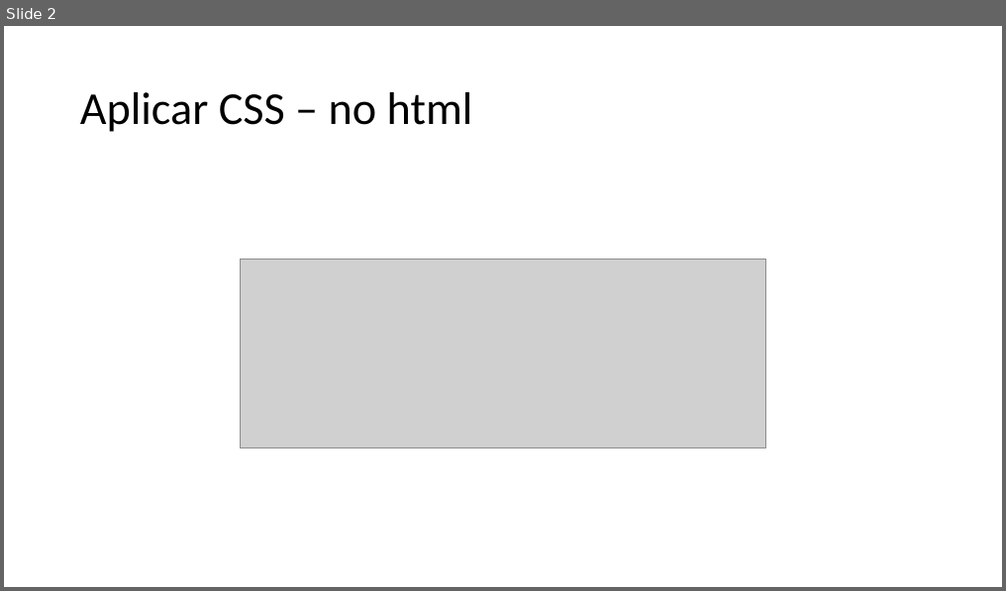
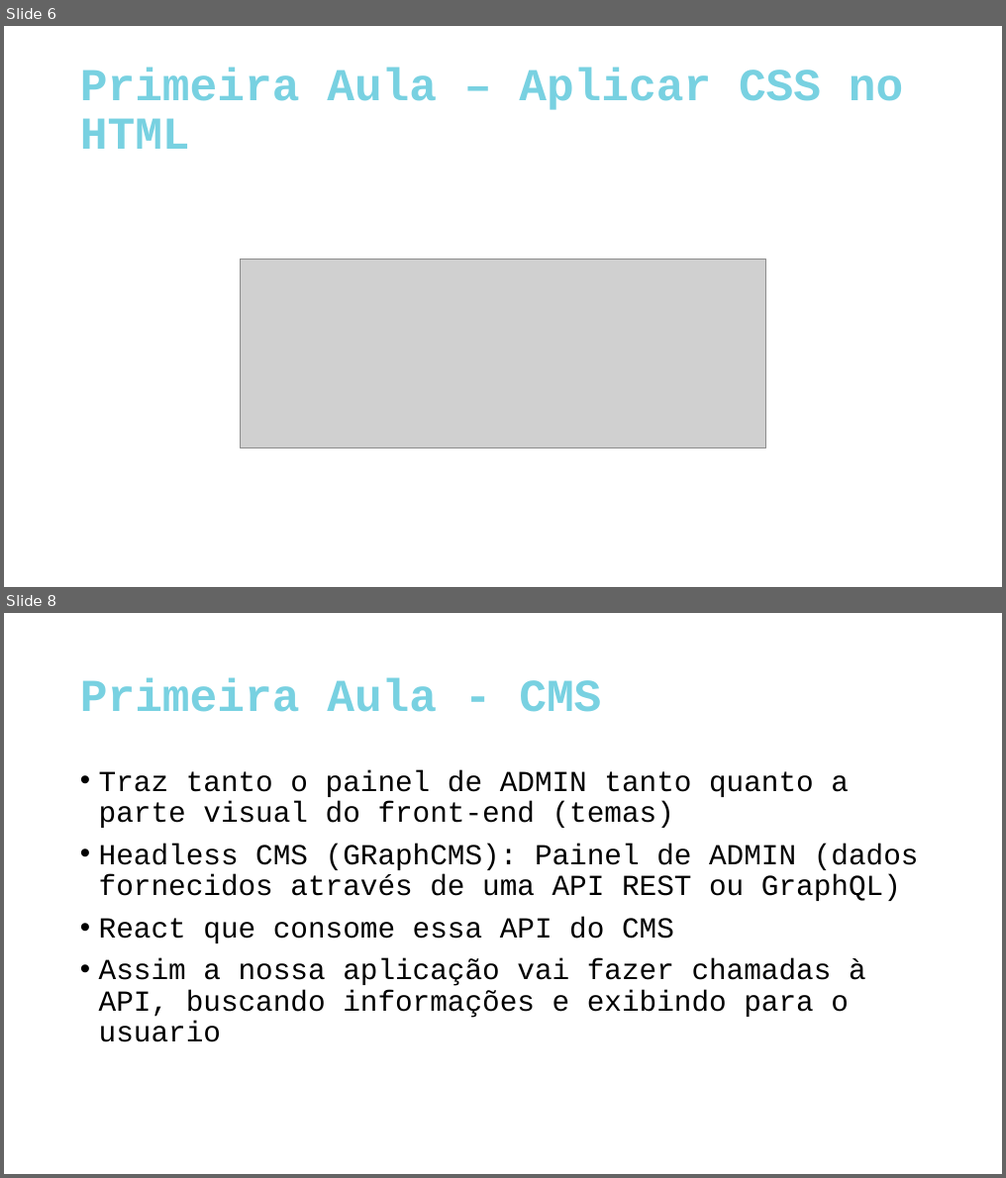
Before and after one commit to Lucas-Pontes-Soares/IgniteLab, a slide deck: src/AulasReact.pptx. Shown one above the other, each under a label of ours: slide 2 before the commit, slides 6 and 8 after it; the slides between them are not shown. The pictures are 1006x591 and 1006x1178 pixels, drawn with LibreOffice and Linux fonts; fonts in the diff are those of the drawing; grey boxes stand for pictures. Boxes give left, top, right and bottom in pixels: in the first picture for what was removed or moved away, otherwise in the second. Text is boxed around its words. In the diff, an @@ line names an element or a change of style, - is before the commit and + after.

Commit message:
Terminando a primeira aula

```diff
--- a/src/AulasReact.pptx
+++ b/src/AulasReact.pptx
@@ slide 8 added at <box>4,613,1002,1174</box>, background #FFFFFF @@
@@ title added at <box>80,679,601,712</box>, 44 pt, text #78D1E1, bold @@
+Primeira Aula - CMS
@@ text added at <box>99,770,919,1043</box>, 28 pt, text #000000 @@
+• Traz tanto o painel de ADMIN tanto quanto a parte visual do front-end (temas)
+• Headless CMS (GRaphCMS): Painel de ADMIN (dados fornecidos através de uma API REST ou GraphQL)
+• React que consome essa API do CMS
+• Assim a nossa aplicação vai fazer chamadas à API, buscando informações e exibindo para o usuario
@@ what was slide 2 is now slide 6 @@
@@ slide 6 changed as well @@
@@ title at <box>80,68,903,149</box>: text changed; font Calibri to Courier New; text colour #000000 to #78D1E1; bold on @@
-Aplicar CSS – no html
+Primeira Aula – Aplicar CSS no HTML
```
Also in this commit, not shown: 1 other slide changed, 10 other slides added, 1 slide removed, 7 other files.
